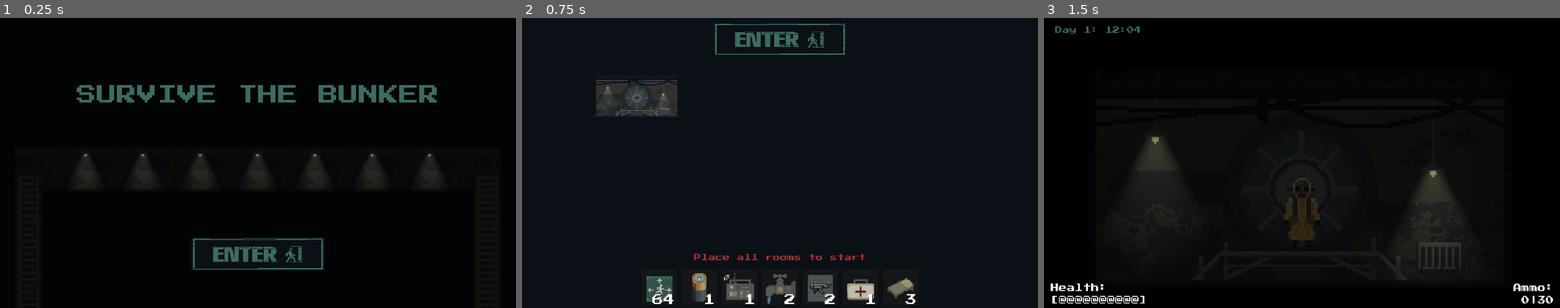
Above: before the commit, frames 1-3 (left to right).
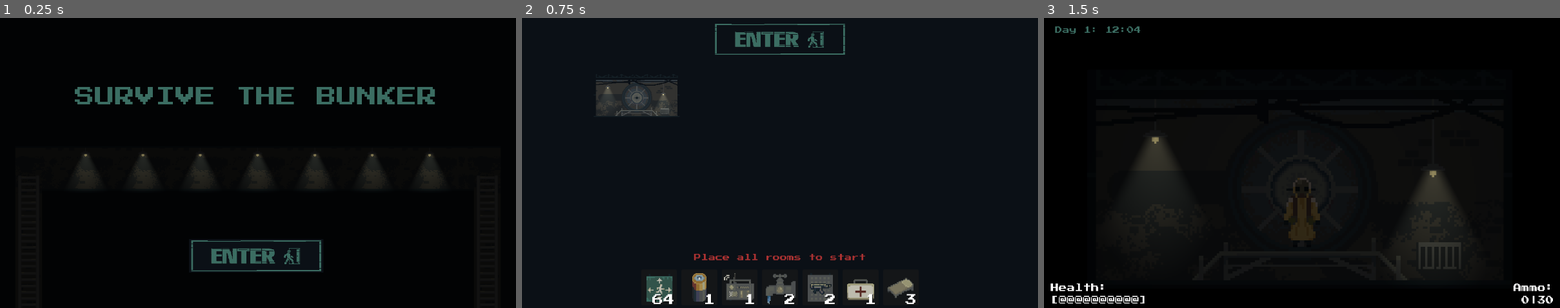
Above: after the commit, the same moments.

Repository: BearWithMePlease/spooky
Game: Godot game, scene res://scenes/start_menu.tscn
Two runs of this game, one before a commit and one after it. Both use one fixed random seed, a clock stepped at 60 frames per second and the inputs below. Sound files missing from this copy of the repository are replaced by a short silence.
Inputs (mouse positions are in pixels of both pictures, inside the frame that each line leads up to; where the layout moved, square brackets give the same spot in the first picture):
- Up to frame 1 (0.25 s): no input
- Up to frame 2 (0.75 s): click (780, 255) [780, 252] at 0.5 s
- Up to frame 3 (1.5 s): click (1302, 38) at 1.25 s

The runs differ from the first frame. In frame 1, 3.0% of the frame differs, in the area x 14-85%, y 23-88%; in frame 2, nothing differs; in frame 3, nothing differs.

Commit message:
Fancy start menu effect

Diff:
--- a/scenes/main_scene.tscn
+++ b/scenes/main_scene.tscn
@@ -885,7 +885,7 @@
 position = Vector2(0, 4.666)
 texture = ExtResource("6_qws5h")
 hframes = 23
-frame = 9
+frame = 10
 
 [node name="AudioStreamPlayer" type="AudioStreamPlayer" parent="Player/body3"]
 stream = ExtResource("36_5chg8")
--- a/scenes/start_menu.tscn
+++ b/scenes/start_menu.tscn
@@ -753,6 +753,10 @@
 
 [node name="Foreground" type="CanvasLayer" parent="."]
 layer = 50
+offset = Vector2(-580, -320)
+transform = Transform2D(1, 0, 0, 1, -580, -320)
+follow_viewport_enabled = true
+follow_viewport_scale = 0.5
 
 [node name="RichTextLabel" type="RichTextLabel" parent="Foreground"]
 anchors_preset = 5
--- a/scripts/start_menu.gd
+++ b/scripts/start_menu.gd
@@ -4,8 +4,11 @@
 @onready var spawn_point := $Animation_Positions/SpawnPoint
 @onready var light_control := $Light_Control
 
+@export var effect: float = 50.0
+
 var current_movement: FakeMovement
 var speed = 100
+var mouse_in_window: bool = true
 
 enum FakeMovement {
 	LADDER_UP,
@@ -32,6 +35,19 @@
 		fake_player.position += Vector2(0, -speed * delta)
 		fake_player.play("climbing")
 
+	if mouse_in_window:
+		var viewport_rect := get_viewport().get_visible_rect()
+		var mouse_pos = get_viewport().get_mouse_position()
+		var mouse_offset = mouse_pos / viewport_rect.size - Vector2.ONE * 0.5
+
+		$Camera2D.offset = lerp($Camera2D.offset, mouse_offset * effect, 10.0 * delta)
+
+func _notification(what):
+	if what == NOTIFICATION_WM_MOUSE_ENTER:
+		mouse_in_window = true
+	elif what == NOTIFICATION_WM_MOUSE_EXIT:
+		mouse_in_window = false
+
 func random_light_flicker():
 	await get_tree().create_timer(randf_range(5, 10)).timeout
 	light_control.on_near_monster(null, light_control.MonsterCloseness.CLOSE, false)
